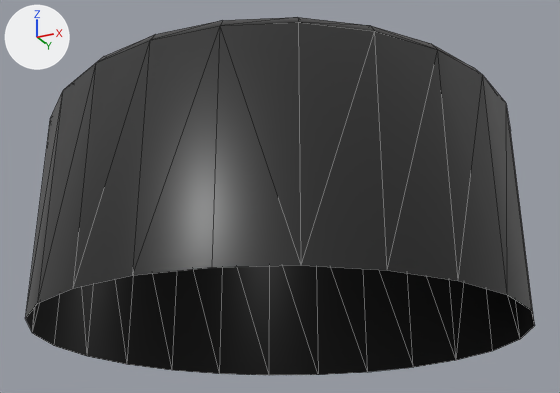
A saved change to the OBJ model assets/meshes/wheel.obj.
One viewpoint serves both versions: a 50 mm camera at (0.45, -0.902, -0.209) aimed at (0.007, -0.016, 0.19). Every picture has the same lights, and +X, +Y and +Z are marked at upper left. Mesh edges are drawn as thin lines. Where no turn or scale is listed for an object, it has been applied to the vertices.

The scene before the commit, as lines of its bpy script (objects in view):
```python
me_wheel = bpy.data.meshes.new('Wheel')
me_wheel.from_pydata(...)  # 120 vertices, 214 faces; spans x -0.318..0.318, y -0.318..0.318, z 0.0..0.292
# faces by material slot: [144, 70]
me_wheel.materials.append(mat_tire)  # black #232323
me_wheel.materials.append(mat_metal)  # grey #717171
ob_wheel = bpy.data.objects.new('Wheel', me_wheel)
ob_wheel.location = (0.0, 0.0, 0.0)
```
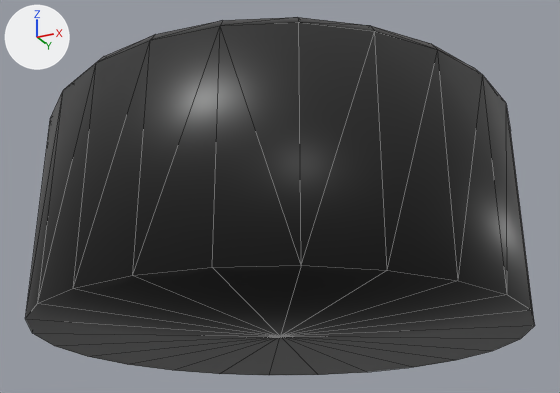
What differs and where, as boxes [x1, y1, x2, y2] in the pictures (560 x 393 px):
part 1 of me_wheel, added (black): after [26, 265, 535, 375]

What the commit changed:
me_wheel is used by ob_wheel; location (0.0, 0.0, 0.0).
me_wheel had 120 vertices, 214 faces and spanned x -0.318..0.318, y -0.318..0.318, z 0.0..0.292.
me_wheel now has 121 vertices, 238 faces and spans x -0.318..0.318, y -0.318..0.318, z 0.0..0.292.
Part 1, on me_wheel:
1 vertex is added at (0.0, 0.0, 0.0).
24 new faces join them, mat_tire (black #232323).
